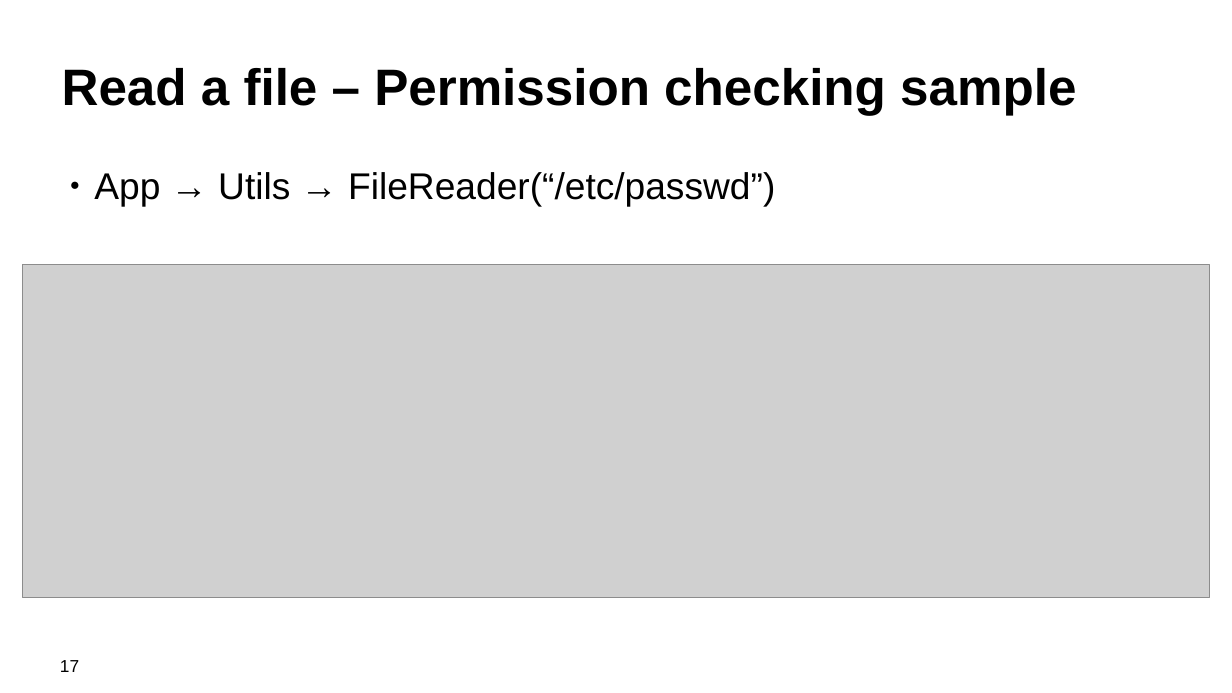
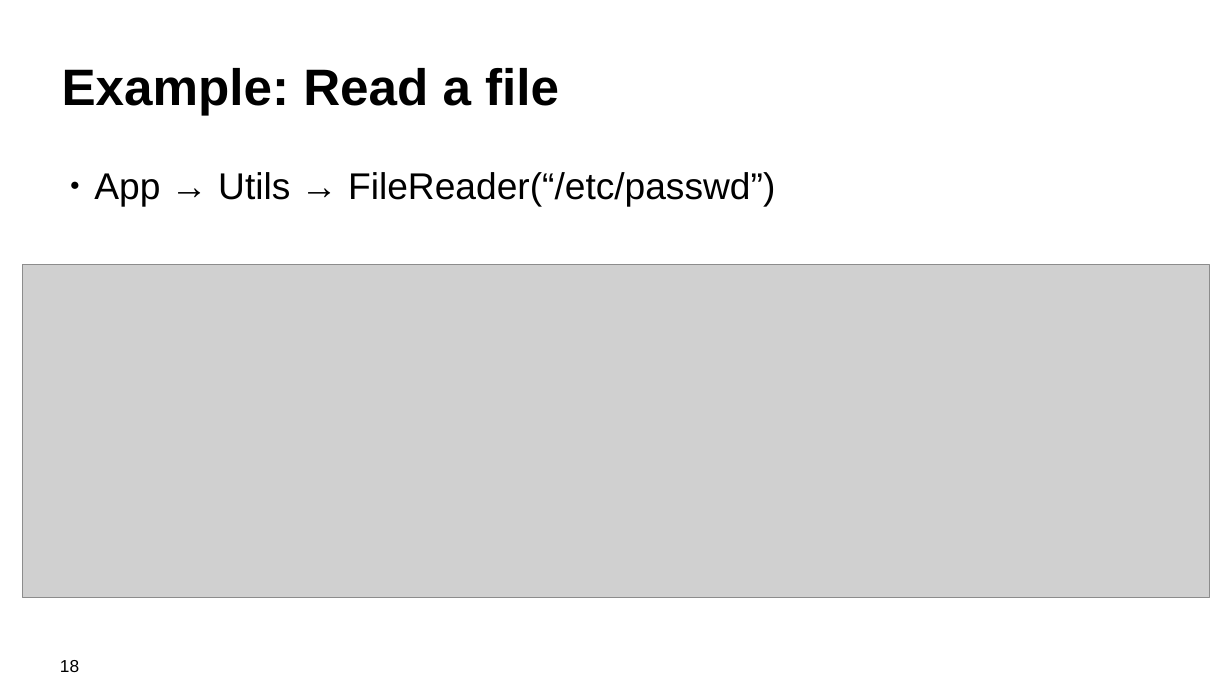
Before and after one commit to kwart/presentations, a slide deck: slide 18 of sec-man-reloaded.odp (slide 17 before the commit). Drawn at 1232x693 pixels with LibreOffice and Linux fonts; fonts in the diff are those of the drawing; grey boxes stand for pictures; background and template pictures are left out. Boxes give left, top, right and bottom in pixels: in the first picture for what was removed or moved away, otherwise in the second. Text is boxed around its words. In the diff, an @@ line names an element or a change of style, - is before the commit and + after.

```diff
--- a/sec-man-reloaded.odp
+++ b/sec-man-reloaded.odp
@@ title at (62, 68, 559, 116): text changed @@
-Read a file – Permission checking sample
+Example: Read a file
@@ page number at (60, 660, 79, 672): text changed @@
-17
+18
```
Also in this commit, not shown: 4 other slides changed, 2 slides added.
